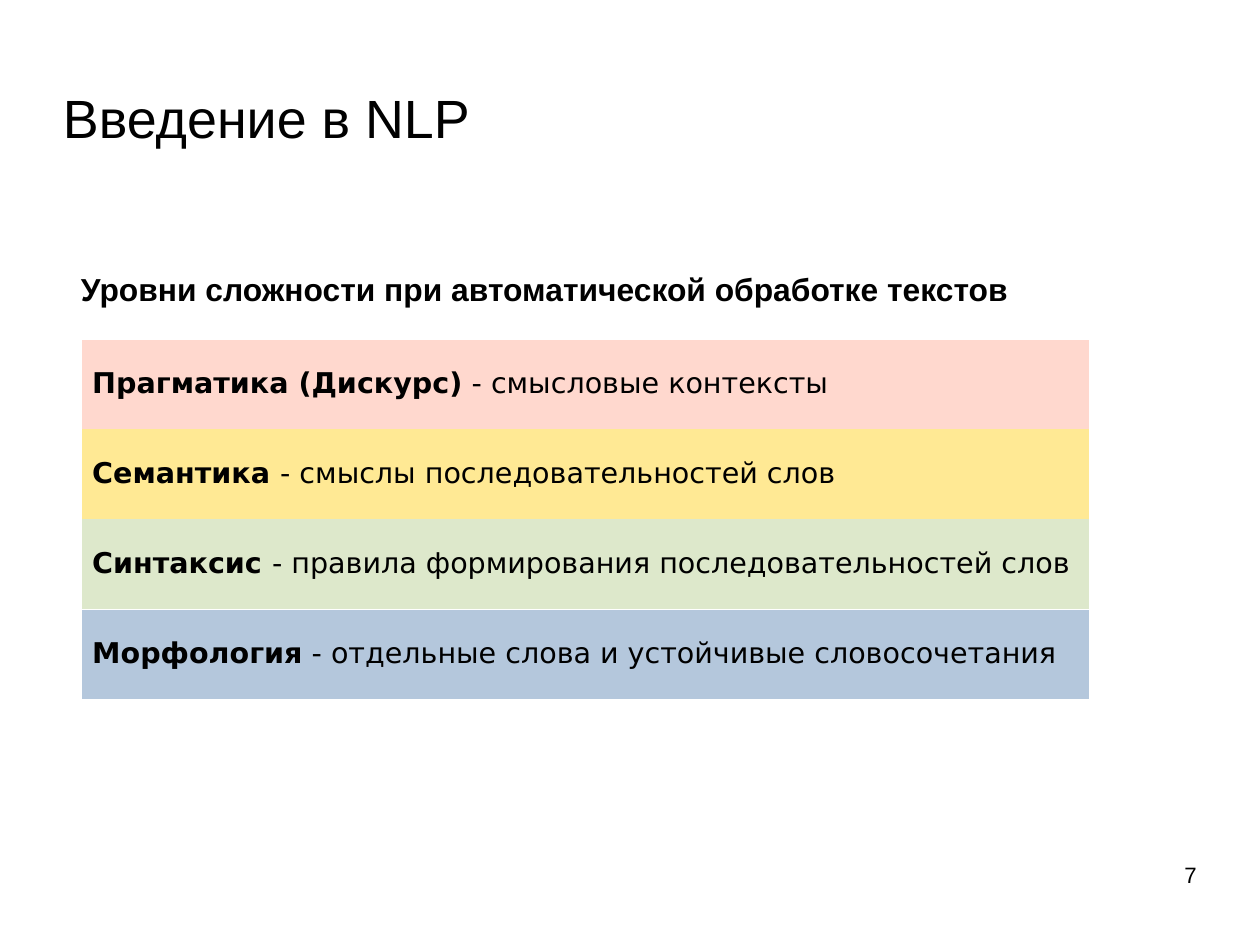
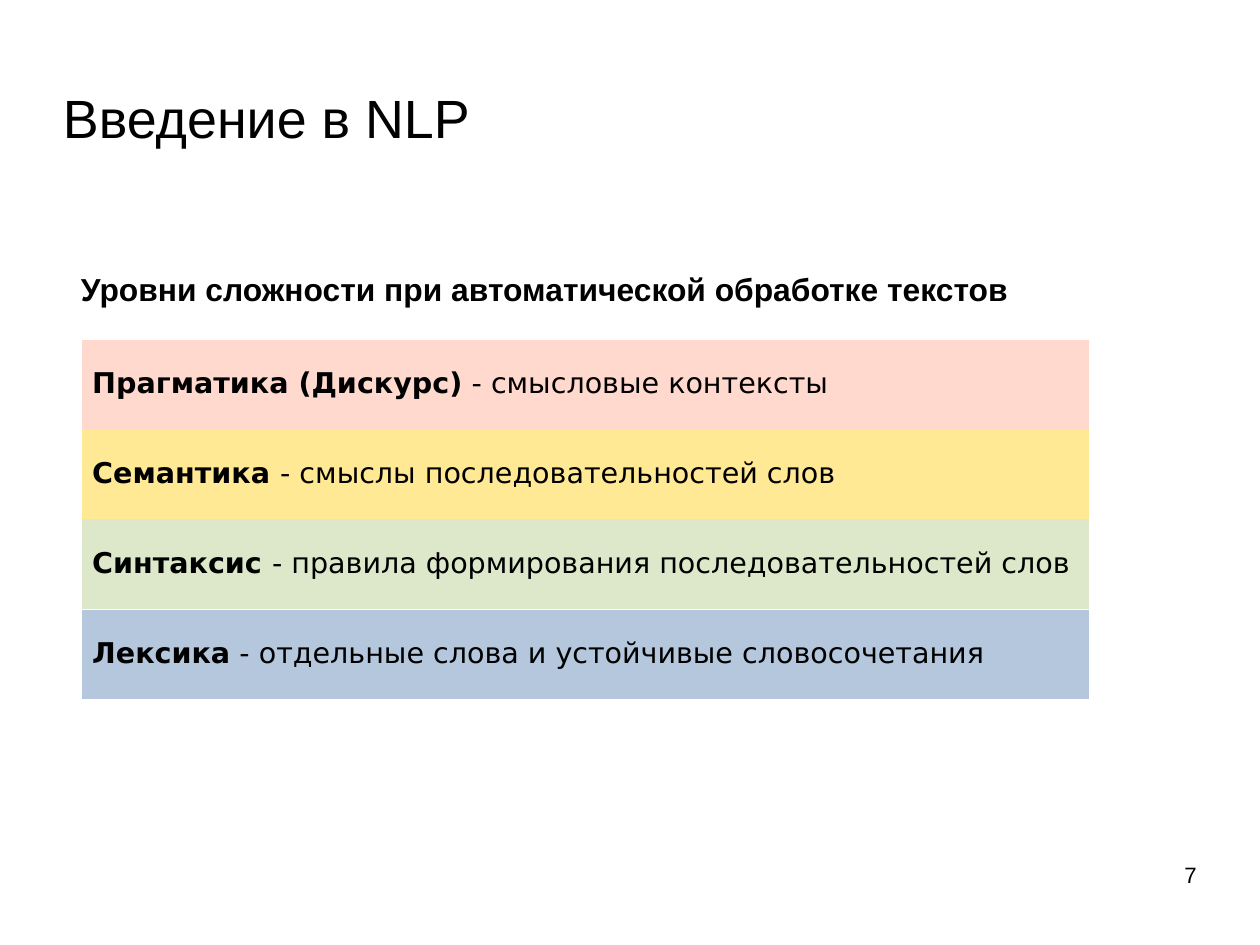
Before and after one commit to mechanoid5/ml_nlp_2025_I, a slide deck: slide 7 of 01-intro.odp. Drawn at 1260x945 pixels with LibreOffice and Linux fonts; fonts in the diff are those of the drawing; background and template pictures are left out. Boxes give left, top, right and bottom in pixels: in the first picture for what was removed or moved away, otherwise in the second. Text is boxed around its words. In the diff, an @@ line names an element or a change of style, - is before the commit and + after.

```diff
--- a/01-intro.odp
+++ b/01-intro.odp
@@ table at (81,338,1090,699) @@
-row 4, column 1: Морфология - отдельные слова и устойчивые словосочетания
+row 4, column 1: Лексика - отдельные слова и устойчивые словосочетания
```
Also in this commit, not shown: 1 other slide changed, 19 other files.
